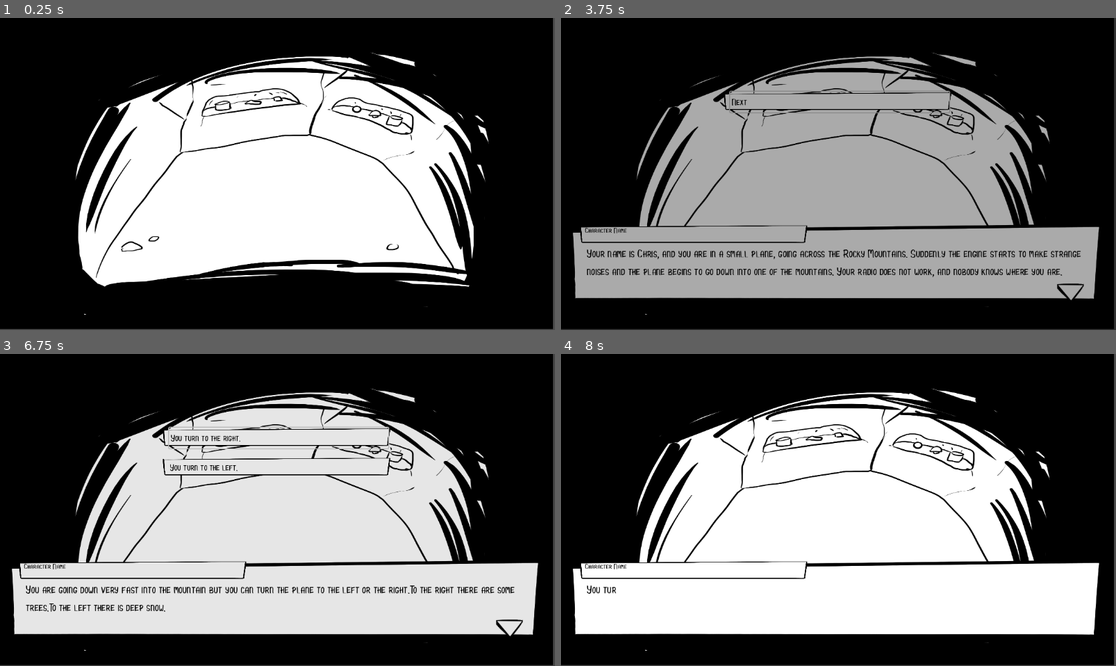
Above: before the commit, frames 1-4 (two rows, left to right).
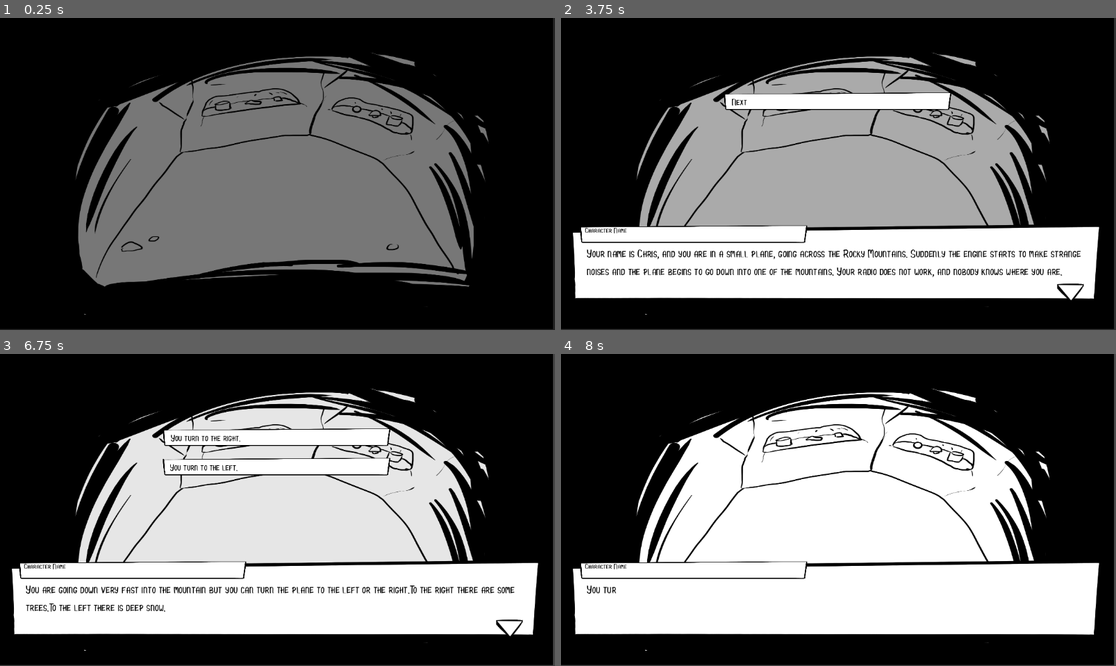
Above: after the commit, the same moments.

Repository: solomonlu/Godot-Survive-
Game: Godot game, scene res://scenes/Game.tscn
Same seed, same stepped clock (60 frames per second), same inputs: the game is played once before the commit and once after it.
Inputs (mouse positions are in pixels of both pictures, inside the frame that each line leads up to):
- Up to frame 1 (0.25 s): no input
- Up to frame 2 (3.75 s): move the mouse to (960, 158) at 0.52 s; press the mouse at (960, 158) at 0.53 s; move the mouse to (727, 189) at 1.27 s; release the mouse at (727, 189) at 1.28 s; click (727, 189) at 1.35 s; tap Enter at 2 s; move the mouse to (894, 105) at 2.02 s; hold E (interact) 2.03-2.78 s; click (894, 105) at 2.3 s; tap Space at 2.75 s; move the mouse to (810, 236) at 2.77 s; click (810, 236) at 2.85 s; click "Next" at 3.5 s
- Up to frame 3 (6.75 s): move the mouse to (444, 556) at 4.27 s; press the mouse at (444, 556) at 4.28 s; move the mouse to (111, 463) at 5.02 s; release the mouse at (111, 463) at 5.03 s; tap E (interact) at 5.1 s; click (111, 463) at 5.3 s; move the mouse to (305, 510) at 5.77 s; press the mouse at (305, 510) at 5.78 s; tap Enter at 6.5 s; move the mouse to (194, 432) at 6.52 s; release the mouse at (194, 432) at 6.53 s; click (194, 432) at 6.6 s
- Up to frame 4 (8 s): move the mouse to (960, 494) at 7.27 s; hold E (interact) from 7.28 s (still down); click (960, 494) at 7.55 s

The runs differ from the first frame. In frame 1, 40% of the frame differs, in the area x 0-100%, y 0-100%; in frame 2, 22%; in frame 3, 23%; in frame 4, nothing differs.

Commit message:
修复一些bug

Diff:
--- a/scenes/Game.gd
+++ b/scenes/Game.gd
@@ -13,7 +13,6 @@
 			STATE_IMAGE_ONLY:
 				state = STATE_INVALID
 				get_tree().call_group("DialogBox", "show_dialog")
-				var dialogBox = get_tree().get_first_node_in_group("DialogBox")
 				Dialogs.dialog_ended.connect(_on_dialog_end)
 				pass
 			STATE_DIALOG_SHOW:
--- a/scenes/Game.tscn
+++ b/scenes/Game.tscn
@@ -1,25 +1,28 @@
-[gd_scene load_steps=4 format=3 uid="uid://dqsarilqd7igq"]
+[gd_scene load_steps=5 format=3 uid="uid://dqsarilqd7igq"]
 
 [ext_resource type="Texture2D" uid="uid://bw2u0qyjh1rqi" path="res://textures/house_inside.png" id="1_balbf"]
 [ext_resource type="PackedScene" uid="uid://c6imn3ntkfa0d" path="res://scenes/UI.tscn" id="1_q3ica"]
 [ext_resource type="Script" path="res://scenes/Game.gd" id="1_wccw8"]
+[ext_resource type="PackedScene" uid="uid://d4cvhv0ilf10b" path="res://scenes/Transition.tscn" id="4_rc0q5"]
 
 [node name="Game" type="Node2D"]
 script = ExtResource("1_wccw8")
 
-[node name="Background" type="TextureRect" parent="."]
-anchors_preset = 8
-anchor_left = 0.5
-anchor_top = 0.5
-anchor_right = 0.5
-anchor_bottom = 0.5
-offset_right = 1733.0
-offset_bottom = 1375.0
+[node name="CanvasLayer" type="CanvasLayer" parent="."]
+
+[node name="Background" type="TextureRect" parent="CanvasLayer"]
+anchors_preset = 15
+anchor_right = 1.0
+anchor_bottom = 1.0
+offset_right = 581.0
+offset_bottom = 727.0
 grow_horizontal = 2
 grow_vertical = 2
 scale = Vector2(0.662435, 0.469818)
 texture = ExtResource("1_balbf")
 
-[node name="UI" parent="." instance=ExtResource("1_q3ica")]
+[node name="UI" parent="CanvasLayer" instance=ExtResource("1_q3ica")]
 
-[connection signal="ready" from="Background" to="." method="_on_background_ready"]
+[node name="SceneTransitionRect" parent="CanvasLayer" instance=ExtResource("4_rc0q5")]
+
+[connection signal="ready" from="CanvasLayer/Background" to="." method="_on_background_ready"]
--- a/scenes/UI/ChoiceBox.gd
+++ b/scenes/UI/ChoiceBox.gd
@@ -23,8 +23,7 @@
 		$ChoiceBackground4.show()
 		$ChoiceBackground4/ChoiceText4.text = current_scene.choice[3].content
 
-	_transition_rect = preload("res://scenes/Transition.tscn").instantiate()
-	add_child(_transition_rect)
+	_transition_rect = get_tree().current_scene.get_node("CanvasLayer/SceneTransitionRect")
 	hide()
 
 
--- a/scenes/UI/ChoiceBox.tscn
+++ b/scenes/UI/ChoiceBox.tscn
@@ -1,9 +1,17 @@
-[gd_scene load_steps=4 format=3 uid="uid://cr2aaqex84mbi"]
+[gd_scene load_steps=8 format=3 uid="uid://cr2aaqex84mbi"]
 
 [ext_resource type="Script" path="res://scenes/UI/ChoiceBox.gd" id="1_18jtv"]
 [ext_resource type="Texture2D" uid="uid://b3fodqqdrgxp8" path="res://textures/misc/dialog_box.png" id="1_p4e77"]
 [ext_resource type="FontFile" path="res://fonts/dialog.tres" id="2_kdwmn"]
 
+[sub_resource type="StyleBoxEmpty" id="StyleBoxEmpty_r5q4x"]
+
+[sub_resource type="StyleBoxEmpty" id="StyleBoxEmpty_5q6hx"]
+
+[sub_resource type="StyleBoxEmpty" id="StyleBoxEmpty_bckqg"]
+
+[sub_resource type="StyleBoxEmpty" id="StyleBoxEmpty_x1m5q"]
+
 [node name="ChoiceBox" type="CanvasLayer"]
 script = ExtResource("1_18jtv")
 
@@ -50,6 +58,7 @@
 theme_override_colors/icon_disabled_color = Color(0, 0, 0, 1)
 theme_override_fonts/font = ExtResource("2_kdwmn")
 theme_override_font_sizes/font_size = 20
+theme_override_styles/focus = SubResource("StyleBoxEmpty_r5q4x")
 text = "Choice1"
 flat = true
 alignment = 0
@@ -98,6 +107,7 @@
 theme_override_colors/icon_disabled_color = Color(0, 0, 0, 1)
 theme_override_fonts/font = ExtResource("2_kdwmn")
 theme_override_font_sizes/font_size = 20
+theme_override_styles/focus = SubResource("StyleBoxEmpty_5q6hx")
 text = "Choice2"
 flat = true
 alignment = 0
@@ -146,6 +156,7 @@
 theme_override_colors/icon_disabled_color = Color(0, 0, 0, 1)
 theme_override_fonts/font = ExtResource("2_kdwmn")
 theme_override_font_sizes/font_size = 20
+theme_override_styles/focus = SubResource("StyleBoxEmpty_bckqg")
 text = "Choice3"
 flat = true
 alignment = 0
@@ -194,6 +205,7 @@
 theme_override_colors/icon_disabled_color = Color(0, 0, 0, 1)
 theme_override_fonts/font = ExtResource("2_kdwmn")
 theme_override_font_sizes/font_size = 20
+theme_override_styles/focus = SubResource("StyleBoxEmpty_x1m5q")
 text = "Choice4"
 flat = true
 alignment = 0
--- a/scenes/UI/DialogBox.tscn
+++ b/scenes/UI/DialogBox.tscn
@@ -230,7 +230,7 @@
 text = "Lorem ipsum dolor sit amet, consectetur adipiscing elit. In semper molestie erat, id aliquam nulla iaculis a. S …(342 unchanged characters)…
 autowrap_mode = 2
 clip_text = true
-visible_characters = 150
+visible_characters = 149
 visible_ratio = 0.331858
 
 [node name="next_dialog_arrow" type="TextureRect" parent="."]
